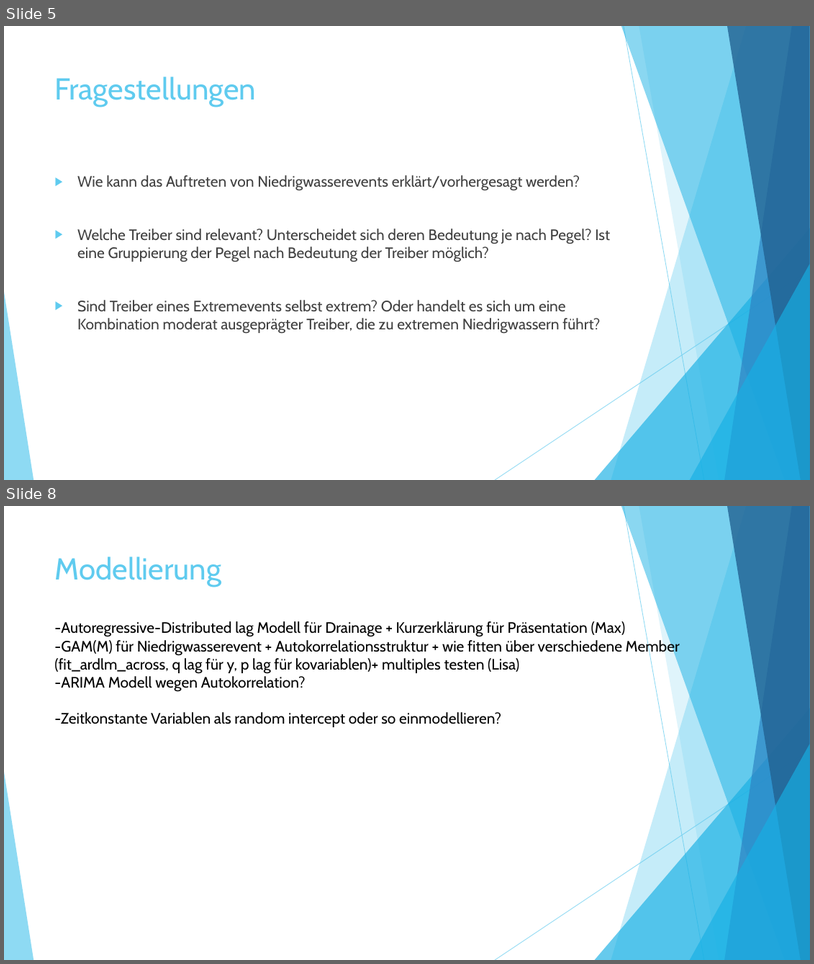
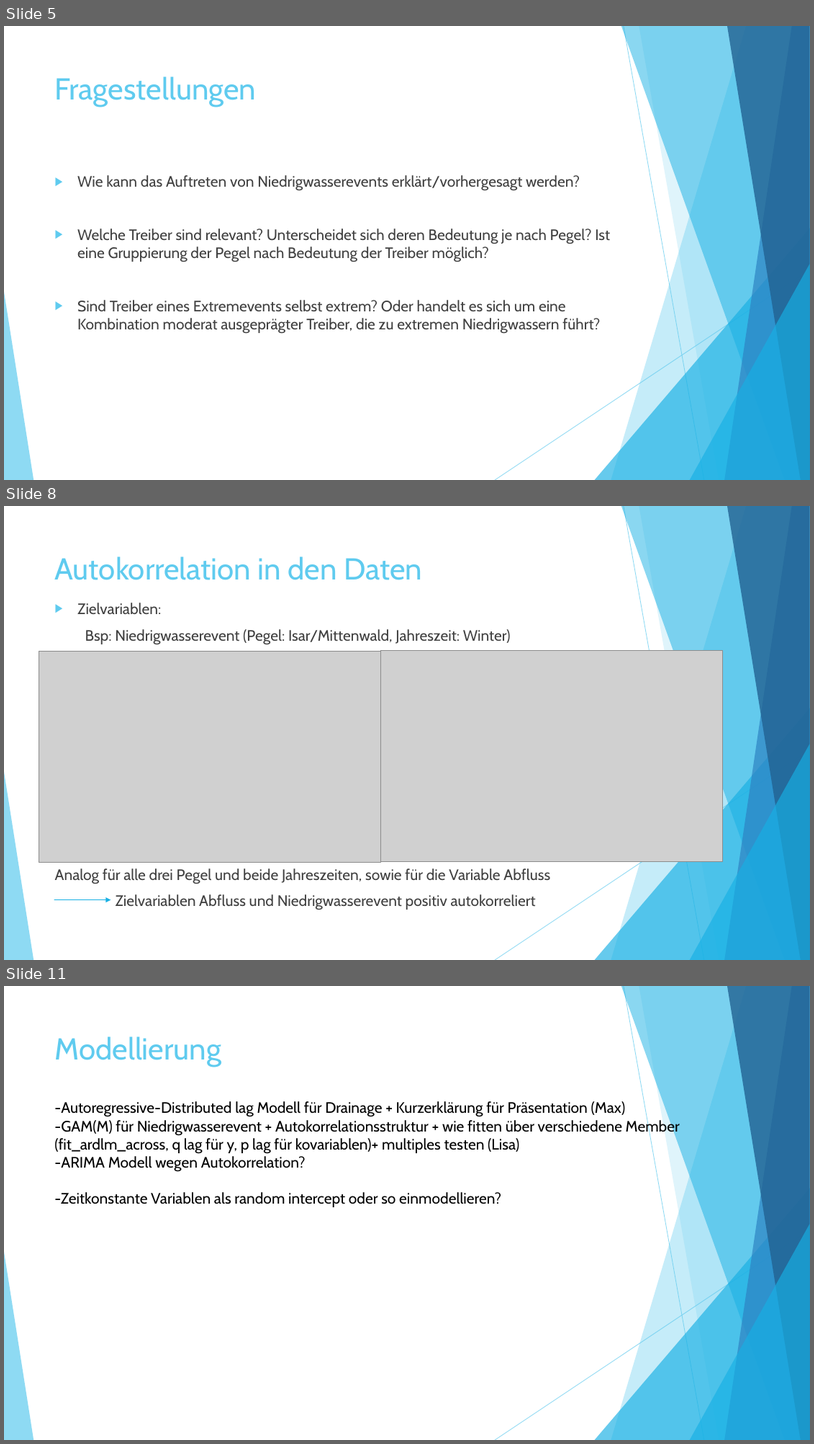
Before and after one commit to StatPrak-Droughts/Drought-Project, a slide deck: Zwischenpräsentation.pptx. Shown one above the other, each under a label of ours: slides 5 and 8 before the commit, slides 5, 8 and 11 after it; the slides between them are not shown. The pictures are 814x964 and 814x1444 pixels, drawn with LibreOffice and Linux fonts; fonts in the diff are those of the drawing; grey boxes stand for pictures. Boxes give left, top, right and bottom in pixels: in the first picture for what was removed or moved away, otherwise in the second. Text is boxed around its words. In the diff, an @@ line names an element or a change of style, - is before the commit and + after.

```diff
--- a/Zwischenpräsentation.pptx
+++ b/Zwischenpräsentation.pptx
@@ slide 8 added at [4, 506, 810, 960], background #FFFFFF; not listed: 10 template elements that a slide beside it also shows @@
@@ title added at [55, 556, 422, 580], 36 pt, text #5FCBEF @@
+Autokorrelation in den Daten
@@ text added at [55, 602, 550, 910], 18 pt, text #404040 @@
+▶ Zielvariablen:
+Bsp: Niedrigwasserevent (Pegel: Isar/Mittenwald, Jahreszeit: Winter)
+Analog für alle drei Pegel und beide Jahreszeiten, sowie für die Variable Abfluss
+Zielvariablen Abfluss und Niedrigwasserevent positiv autokorreliert
@@ picture added at [39, 651, 381, 862] @@
@@ picture added at [381, 651, 723, 862] @@
@@ arrow added from (54, 900) to (111, 900), #17B0E4 1 pt @@
@@ what was slide 8 is now slide 11 @@
```
Also in this commit, not shown: 2 slides changed, 3 other slides added, 1 slide removed.
